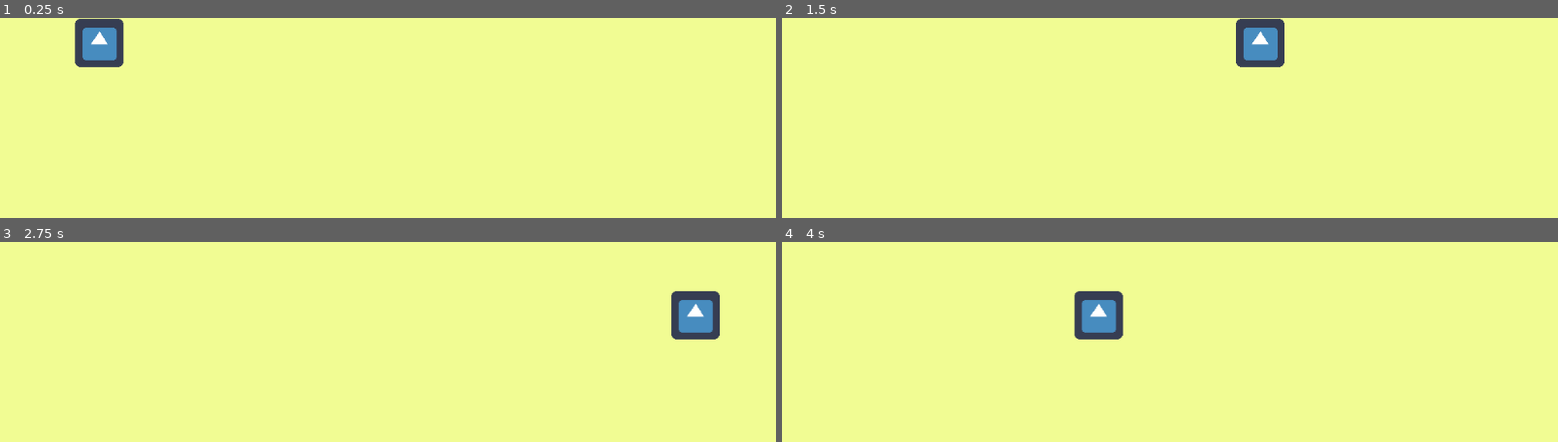
Above: before the commit, frames 1-4 (two rows, left to right).
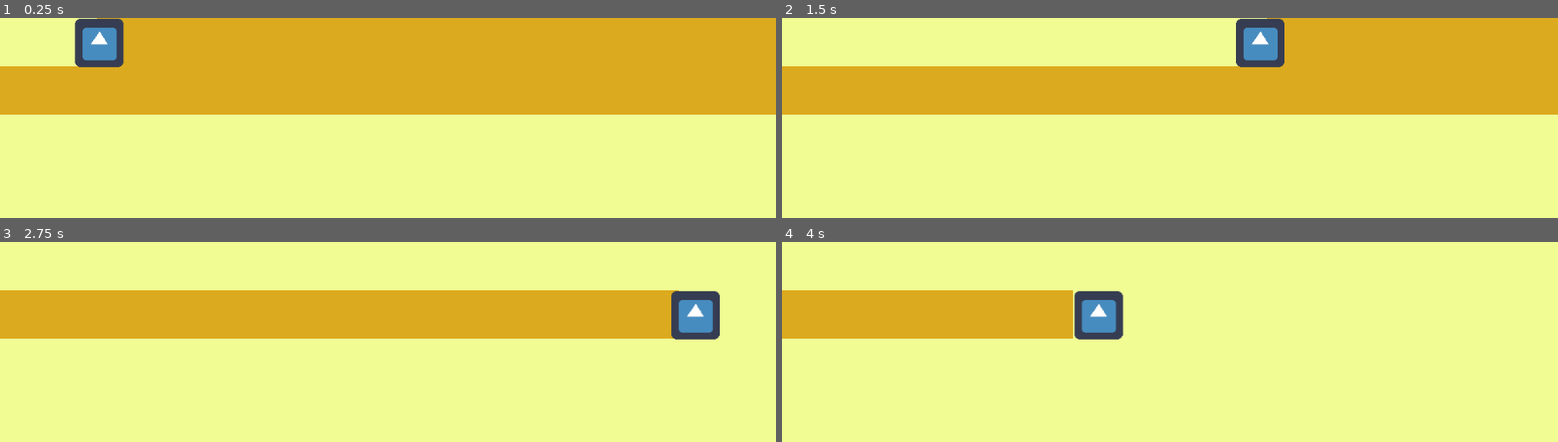
Above: after the commit, the same moments.

Repository: ImpeccableN/archeogame
Game: Godot game, scene res://Minigame1/Minigame1.tscn
The game is run twice, just before and just after one commit, with the same random seed, the same clock (stepped at 60 frames per second) and the same inputs. The project has no main scene, so this scene is started directly. The engine's default icon, where the game draws it, is replaced by a stand-in: a white triangle on a blue panel in a dark square.
Inputs:
- Up to frame 1 (0.25 s): no input
- Up to frame 2 (1.5 s): hold D (move_right) 0.53-1.28 s; hold S (move_down) from 1.28 s (still down)
- Up to frame 3 (2.75 s): release S (move_down) at 2.03 s; hold D (move_right) from 2.03 s (still down)
- Up to frame 4 (4 s): release D (move_right) at 2.78 s; hold W (move_up) 2.78-3.53 s; hold A (move_left) from 3.53 s (still down)

The runs differ from the first frame. In frame 1, 44% of the frame differs, in the area x 0-100%, y 0-49%; in frame 2, 33%; in frame 3, 21%; in frame 4, 9.1%.

Commit message:
added tilechange through suntouch in Minigame1 script

Diff:
--- a/HeuneburgGame/Minigame1/Minigame1.gd
+++ b/HeuneburgGame/Minigame1/Minigame1.gd
@@ -1,3 +1,10 @@
 extends Node
 
 var sun_position = Vector2.ZERO
+onready var sun_node = get_node("Sun")
+onready var tilemap = get_node("TileMap")
+
+func _process(delta):
+	sun_position = sun_node.position
+	var sunny_tile : Vector2 = tilemap.world_to_map(sun_position)
+	tilemap.set_cellv(sunny_tile, 0)
--- a/HeuneburgGame/Minigame1/Minigame1.tscn
+++ b/HeuneburgGame/Minigame1/Minigame1.tscn
@@ -79,7 +79,7 @@
 [node name="TileMap" type="TileMap" parent="."]
 tile_set = SubResource( 5 )
 format = 1
-tile_data = PoolIntArray( 0, 0, 0, 1, 0, 0, 2, 0, 0, 3, 0, 0, 4, 0, 0, 5, 0, 0, 6, 0, 0, 7, 0, 0, 8, 0, 0, 9, 0, 0, 10, 0, 0, 11, 0, 0, 12, 0, 0, 13, 0, 0, 14, 0, 0, 15, 0, 0, 65536, 0, 0, 65537, 0, 0, 65538, 0, 0, 65539, 0, 0, 65540, 0, 0, 65541, 0, 0, 65542, 0, 0, 65543, 0, 0, 65544, 0, 0, 65545, 0, 0, 65546, 0, 0, 65547, 0, 0, 65548, 0, 0, 65549, 0, 0, 65550, 0, 0, 65551, 0, 0, 131072, 0, 0, 131073, 0, 0, 131074, …(1533 unchanged characters)…
+tile_data = PoolIntArray( 0, 1, 0, 1, 1, 0, 2, 1, 0, 3, 1, 0, 4, 1, 0, 5, 1, 0, 6, 1, 0, 7, 1, 0, 8, 1, 0, 9, 1, 0, 10, 1, 0, 11, 1, 0, 12, 1, 0, 13, 1, 0, 14, 1, 0, 15, 1, 0, 65536, 1, 0, 65537, 1, 0, 65538, 1, 0, 65539, 1, 0, 65540, 1, 0, 65541, 1, 0, 65542, 1, 0, 65543, 1, 0, 65544, 1, 0, 65545, 1, 0, 65546, 1, 0, 65547, 1, 0, 65548, 1, 0, 65549, 1, 0, 65550, 1, 0, 65551, 1, 0, 131072, 0, 0, 131073, 0, 0, 131074, …(1533 unchanged characters)…
 
 [node name="Sun" parent="." instance=ExtResource( 3 )]
 position = Vector2( 31, 33 )
